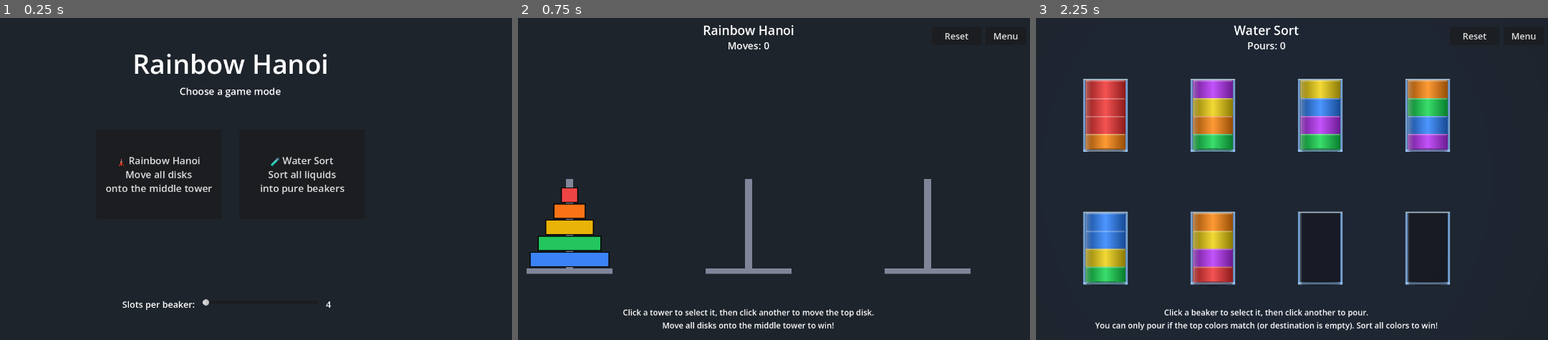
Above: before the commit, frames 1-3 (left to right).
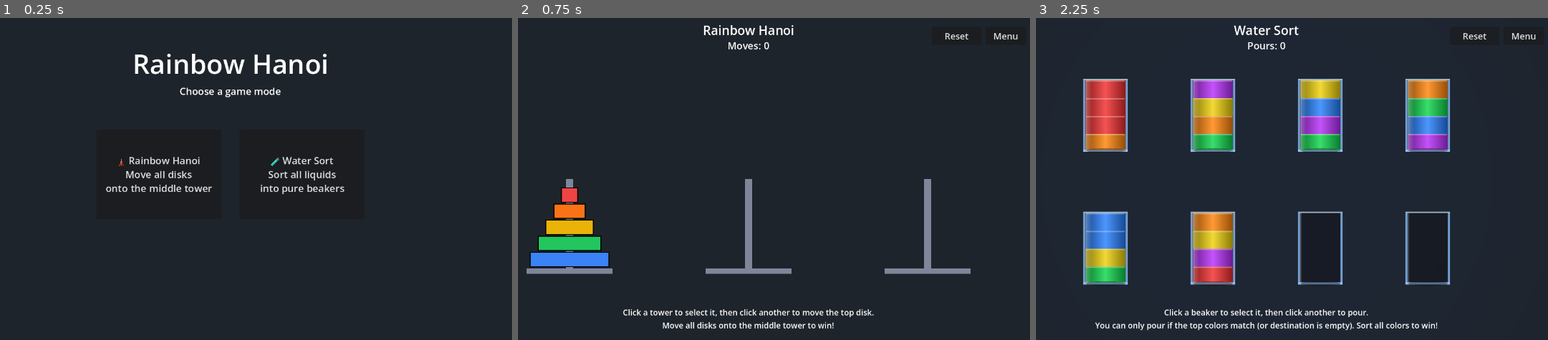
Above: after the commit, the same moments.

Repository: scholarsmate/rainbow-pour
Game: Godot game, scene res://scenes/menu.tscn
Two runs of this game, one before a commit and one after it. Both use one fixed random seed, a clock stepped at 60 frames per second and the inputs below.
Inputs:
- Up to frame 1 (0.25 s): no input
- Up to frame 2 (0.75 s): click "🗼 Rainbow Hanoi Move all disk…" at 0.5 s
- Up to frame 3 (2.25 s): click "Menu" at 1.25 s; click "🧪 Water Sort Sort all liquids…" at 2 s

The runs differ from the first frame. In frame 1, 0.2% of the frame differs, in the area x 23-65%, y 87-91%; in frame 2, nothing differs; in frame 3, nothing differs.
Error after the commit: Invalid assignment of property or key 'value' with value of type 'int' on a base object of type 'null instance'. (res://scripts/main.gd:17)

Commit message:
Move beaker capacity slider from menu to Water Sort screen
- Add depth slider UI to hanoi.tscn (bottom settings row)
- Wire slider to GameSettings.beaker_capacity in main.gd
- Remove DepthRow from menu.tscn (no longer needed there)
- Clean up unused slider references in menu.gd
- Fix engine version (4.2 -> 4.6) and update feature list
- Remove stale 'Add settings menu' TODO

Diff:
--- a/scenes/hanoi.tscn
+++ b/scenes/hanoi.tscn
@@ -1,7 +1,8 @@
-[gd_scene load_steps=3 format=3 uid="uid://hanoi_scene_001"]
+[gd_scene load_steps=6 format=3 uid="uid://hanoi_scene_001"]
 
 [ext_resource type="Script" path="res://scripts/main.gd" id="1_main"]
 [ext_resource type="Script" path="res://scripts/hanoi.gd" id="2_hanoi"]
+[ext_resource type="Script" path="res://scripts/game_settings.gd" id="3_settings"]
 
 [node name="Main" type="Node2D"]
 script = ExtResource("1_main")
@@ -84,3 +85,38 @@
 
 [connection signal="pressed" from="UI/ResetButton" to="." method="reset_game"]
 [connection signal="pressed" from="UI/MenuButton" to="." method="go_to_menu"]
+
+[node name="SettingsRow" type="HBoxContainer" parent="."]
+anchors_preset = 7
+anchor_left = 0.5
+anchor_top = 1.0
+anchor_right = 0.5
+anchor_bottom = 1.0
+offset_left = -280.0
+offset_top = -100.0
+offset_right = 280.0
+offset_bottom = -60.0
+grow_horizontal = 2
+grow_vertical = 0
+alignment = 1
+theme_override_constants/separation = 16
+
+[node name="DepthLabel" type="Label" parent="SettingsRow"]
+theme_override_font_sizes/font_size = 20
+text = "Slots per beaker:"
+vertical_alignment = 1
+
+[node name="DepthSlider" type="HSlider" parent="SettingsRow"]
+custom_minimum_size = Vector2(260, 32)
+min_value = 4.0
+max_value = 10.0
+step = 1.0
+value = 4.0
+
+[node name="DepthValue" type="Label" parent="SettingsRow"]
+custom_minimum_size = Vector2(28, 0)
+theme_override_font_sizes/font_size = 20
+text = "4"
+vertical_alignment = 1
+
+[connection signal="value_changed" from="SettingsRow/DepthSlider" to="." method="_on_depth_changed"]
--- a/scenes/menu.tscn
+++ b/scenes/menu.tscn
@@ -66,39 +66,6 @@
 text = "🧪 Water Sort\n\nSort all liquids\ninto pure beakers"
 autowrap_mode = 3
 
-[node name="DepthRow" type="HBoxContainer" parent="."]
-anchors_preset = 7
-anchor_left = 0.5
-anchor_top = 1.0
-anchor_right = 0.5
-anchor_bottom = 1.0
-offset_left = -280.0
-offset_top = -100.0
-offset_right = 280.0
-offset_bottom = -60.0
-grow_horizontal = 2
-grow_vertical = 0
-alignment = 1
-theme_override_constants/separation = 16
-
-[node name="DepthLabel" type="Label" parent="DepthRow"]
-theme_override_font_sizes/font_size = 20
-text = "Slots per beaker:"
-vertical_alignment = 1
-
-[node name="DepthSlider" type="HSlider" parent="DepthRow"]
-custom_minimum_size = Vector2(260, 32)
-min_value = 4.0
-max_value = 10.0
-step = 1.0
-value = 4.0
-
-[node name="DepthValue" type="Label" parent="DepthRow"]
-custom_minimum_size = Vector2(28, 0)
-theme_override_font_sizes/font_size = 20
-text = "4"
-vertical_alignment = 1
 
 [connection signal="pressed" from="Buttons/HanoiButton" to="." method="_on_hanoi_pressed"]
 [connection signal="pressed" from="Buttons/BeakerButton" to="." method="_on_beaker_pressed"]
-[connection signal="value_changed" from="DepthRow/DepthSlider" to="." method="_on_depth_changed"]
--- a/scripts/main.gd
+++ b/scripts/main.gd
@@ -5,12 +5,17 @@
 
 @onready var towers = $Towers
 @onready var move_counter = $UI/MoveCounter
+@onready var depth_slider = $DepthRow/DepthSlider
+@onready var depth_value  = $DepthRow/DepthValue
 
 var moves = 0
 
 func _ready():
 	towers.disk_moved.connect(_on_disk_moved)
 	update_move_counter()
+	# Initialize depth slider from GameSettings
+	depth_slider.value = GameSettings.beaker_capacity
+	depth_value.text   = str(GameSettings.beaker_capacity)
 
 func _on_disk_moved():
 	moves += 1
@@ -113,6 +118,10 @@
 	tw.tween_property(card, "scale", Vector2(1, 1),         0.50) \
 	  .set_trans(Tween.TRANS_BACK).set_ease(Tween.EASE_OUT)
 
+func _on_depth_changed(value: float):
+	GameSettings.beaker_capacity = int(value)
+	depth_value.text = str(int(value))
+
 func reset_game():
 	moves = 0
 	update_move_counter()
--- a/scripts/menu.gd
+++ b/scripts/menu.gd
@@ -1,15 +1,4 @@
 extends Control
-
-@onready var depth_slider = $DepthRow/DepthSlider
-@onready var depth_value  = $DepthRow/DepthValue
-
-func _ready():
-	depth_slider.value = GameSettings.beaker_capacity
-	depth_value.text   = str(GameSettings.beaker_capacity)
-
-func _on_depth_changed(value: float):
-	GameSettings.beaker_capacity = int(value)
-	depth_value.text = str(int(value))
 
 func _on_hanoi_pressed():
 	get_tree().change_scene_to_file("res://scenes/hanoi.tscn")
Not shown, changed: DEVELOPMENT.md
